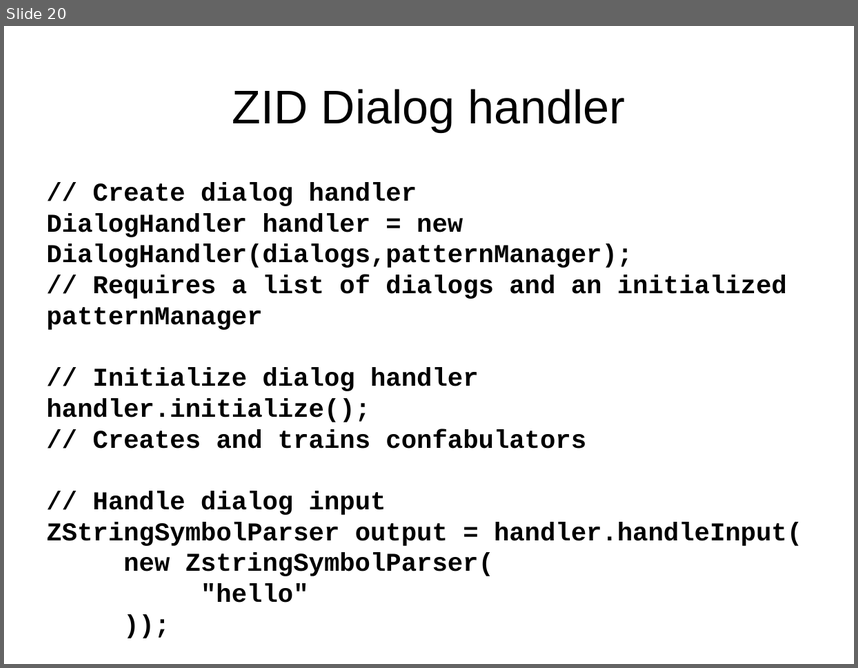
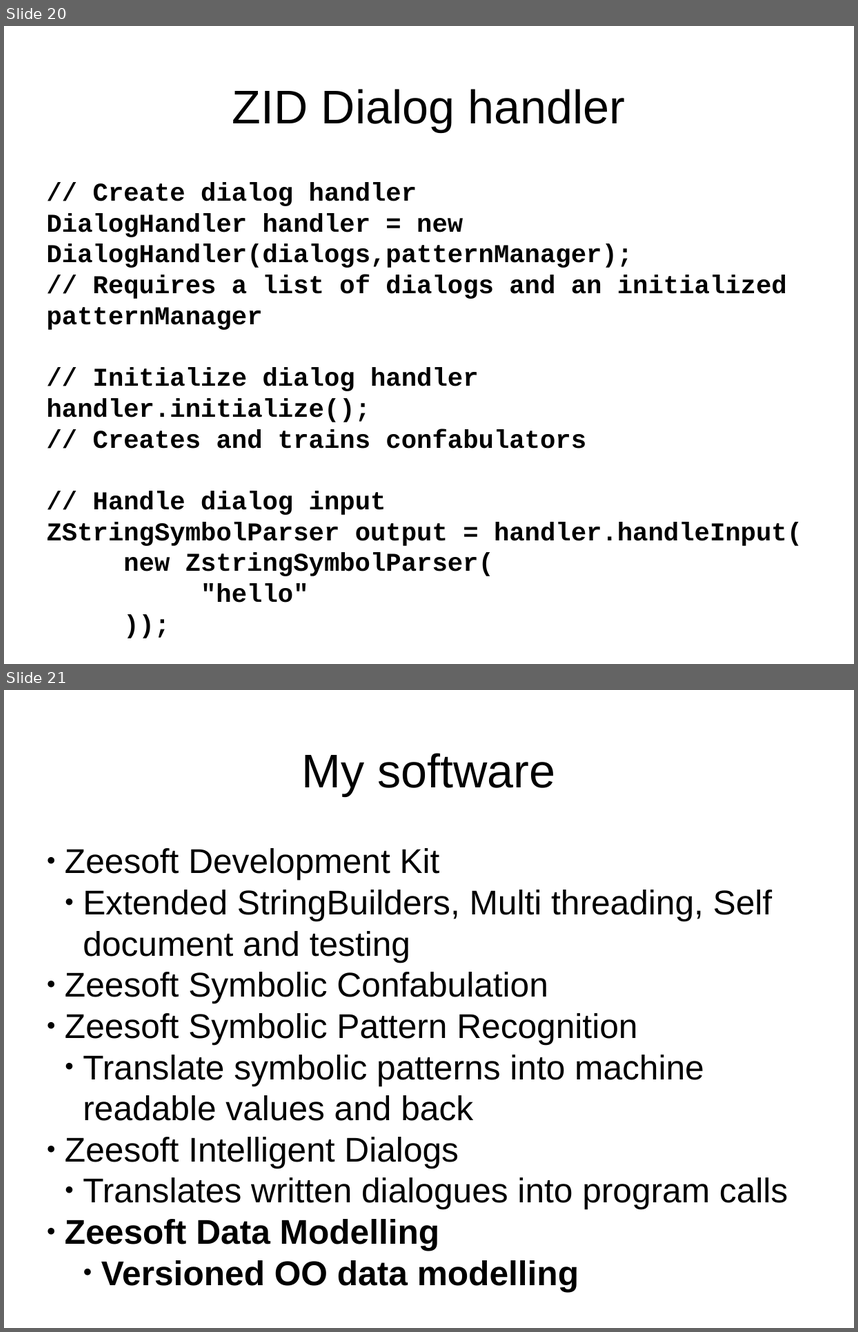
Before and after one commit to DyzLecticus/Zeesoft, a slide deck: V3.0/doc/Zeesoft Open Source Artificial Cognition.odp. Shown one above the other, each under a label of ours: slide 20 before the commit, slides 20 and 21 after it. The pictures are 858x668 and 858x1332 pixels, drawn with LibreOffice and Linux fonts; fonts in the diff are those of the drawing. Boxes give left, top, right and bottom in pixels: in the first picture for what was removed or moved away, otherwise in the second. Text is boxed around its words. In the diff, an @@ line names an element or a change of style, - is before the commit and + after.

```diff
--- a/V3.0/doc/Zeesoft Open Source Artificial Cognition.odp
+++ b/V3.0/doc/Zeesoft Open Source Artificial Cognition.odp
@@ slide 21 added at box(4, 690, 854, 1328), background #FFFFFF @@
@@ title added at box(302, 753, 556, 796), 44 pt, text #000000 @@
+My software
@@ subtitle added at box(65, 848, 788, 1291), 32 pt, text #000000 @@
+● Zeesoft Development Kit
+  ● Extended StringBuilders, Multi threading, Self document and testing
+● Zeesoft Symbolic Confabulation
+● Zeesoft Symbolic Pattern Recognition
+  ● Translate symbolic patterns into machine readable values and back
+● Zeesoft Intelligent Dialogs
+  ● Translates written dialogues into program calls
+● Zeesoft Data Modelling
+    ● Versioned OO data modelling
```
Also in this commit, not shown: 4 slides changed, 5 other slides added, 1 slide removed, 1 other file.
